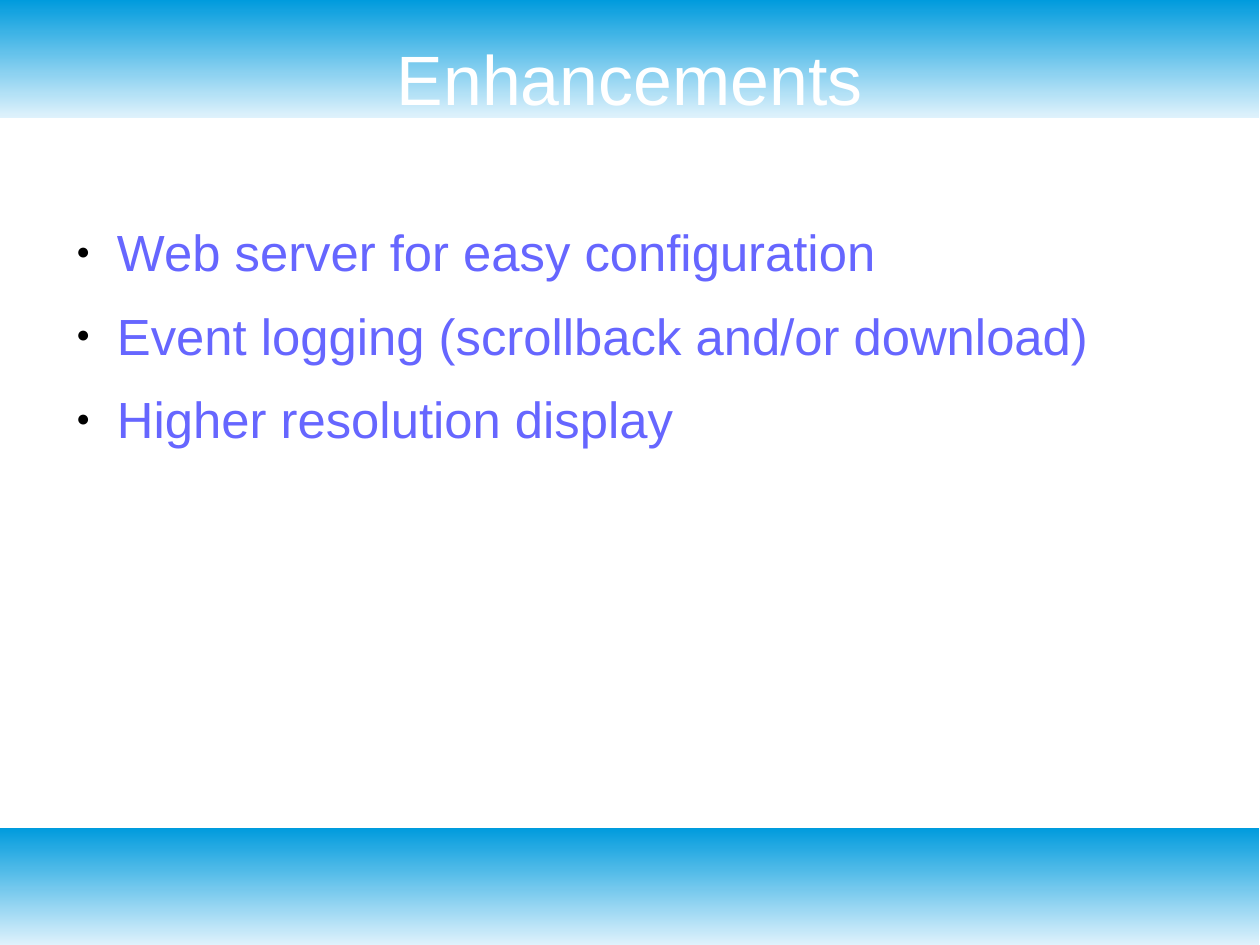
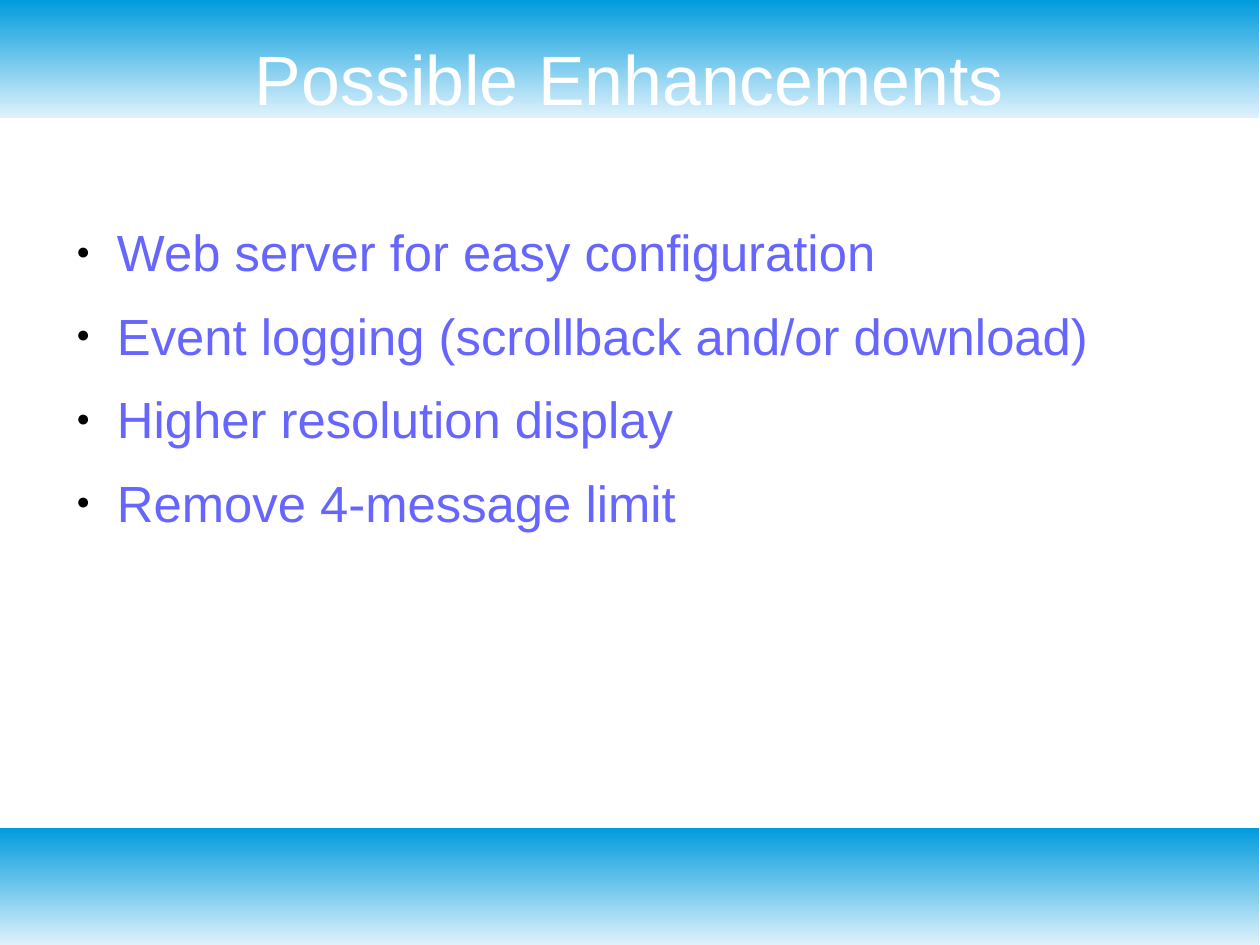
Before and after one commit to buteomont/mqttListener, a slide deck: slide 11 of presentation/HOT Club presentation.odp. Drawn at 1260x945 pixels with LibreOffice and Linux fonts; fonts in the diff are those of the drawing. Boxes give left, top, right and bottom in pixels: in the first picture for what was removed or moved away, otherwise in the second. Text is boxed around its words. In the diff, an @@ line names an element or a change of style, - is before the commit and + after.

```diff
--- a/presentation/HOT Club presentation.odp
+++ b/presentation/HOT Club presentation.odp
@@ title at bbox=[255, 49, 1004, 118]: text changed @@
-Enhancements
+Possible Enhancements
@@ text at bbox=[117, 485, 676, 532]: paragraph added @@
+● Remove 4-message limit
```
Also in this commit, not shown: 1 other slide changed, 1 other file.
